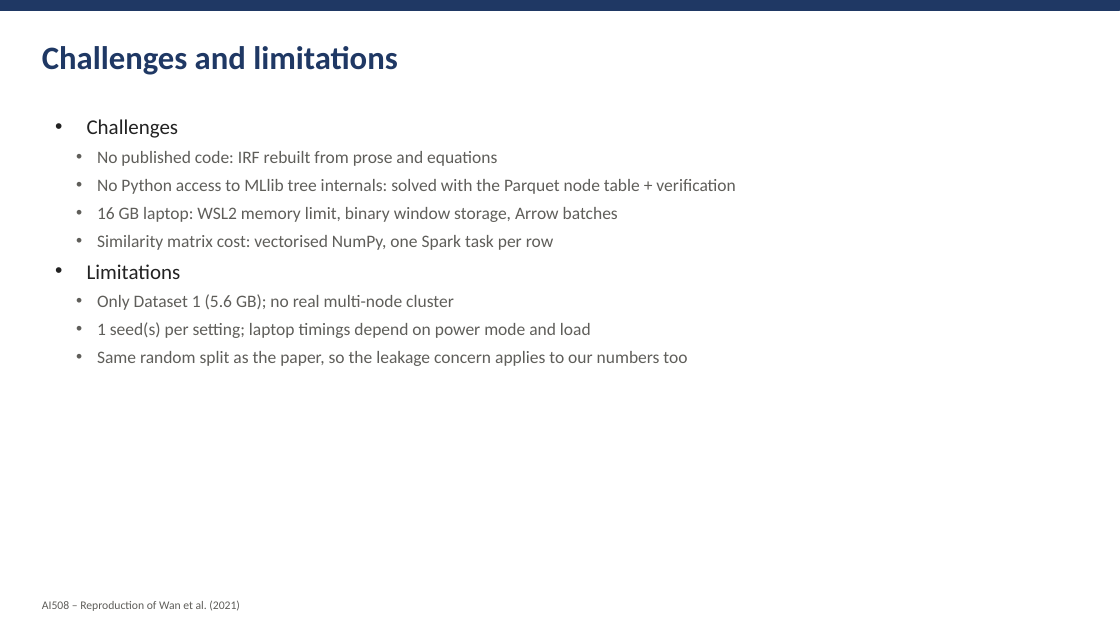
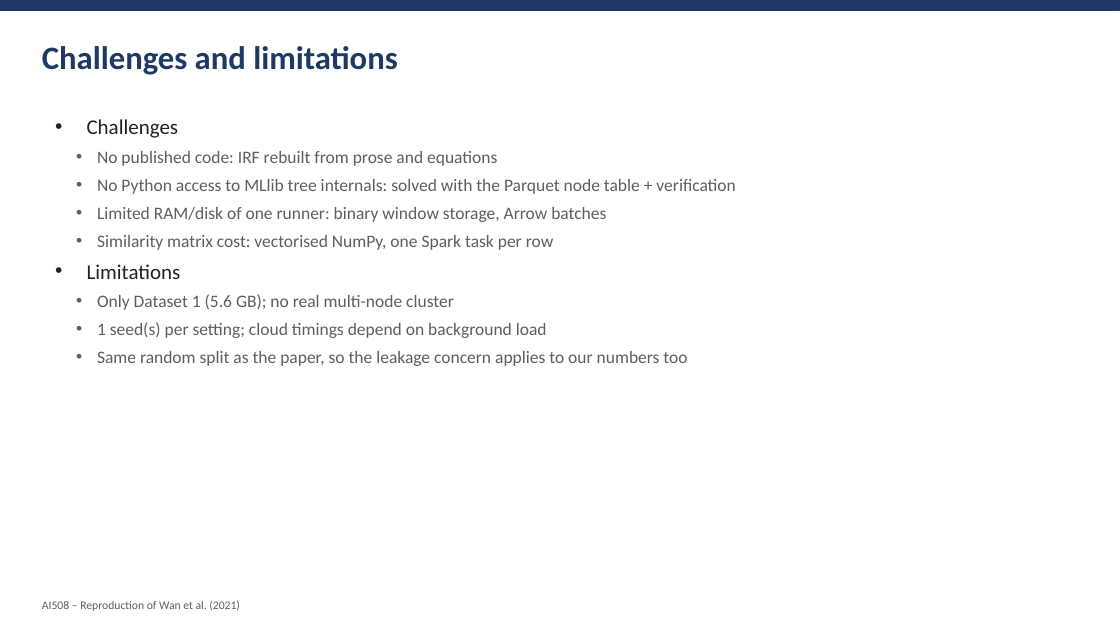
Before and after one commit to amnaaljasmi701/ai508-bearing-irf-reproduction, a slide deck: slide 12 of report/AI508_A2_Presentation.pptx. Drawn at 1120x630 pixels with LibreOffice and Linux fonts; fonts in the diff are those of the drawing. Boxes give left, top, right and bottom in pixels: in the first picture for what was removed or moved away, otherwise in the second. Text is boxed around its words. In the diff, an @@ line names an element or a change of style, - is before the commit and + after.

```diff
--- a/report/AI508_A2_Presentation.pptx
+++ b/report/AI508_A2_Presentation.pptx
@@ text at [97,207,606,222]: text changed @@
-  • 16 GB laptop: WSL2 memory limit, binary window storage, Arrow batches
+  • Limited RAM/disk of one runner: binary window storage, Arrow batches
@@ text at [97,322,547,338]: text changed @@
-  • 1 seed(s) per setting; laptop timings depend on power mode and load
+  • 1 seed(s) per setting; cloud timings depend on background load
```
Also in this commit, not shown: 2 other slides changed, 3 other files.
